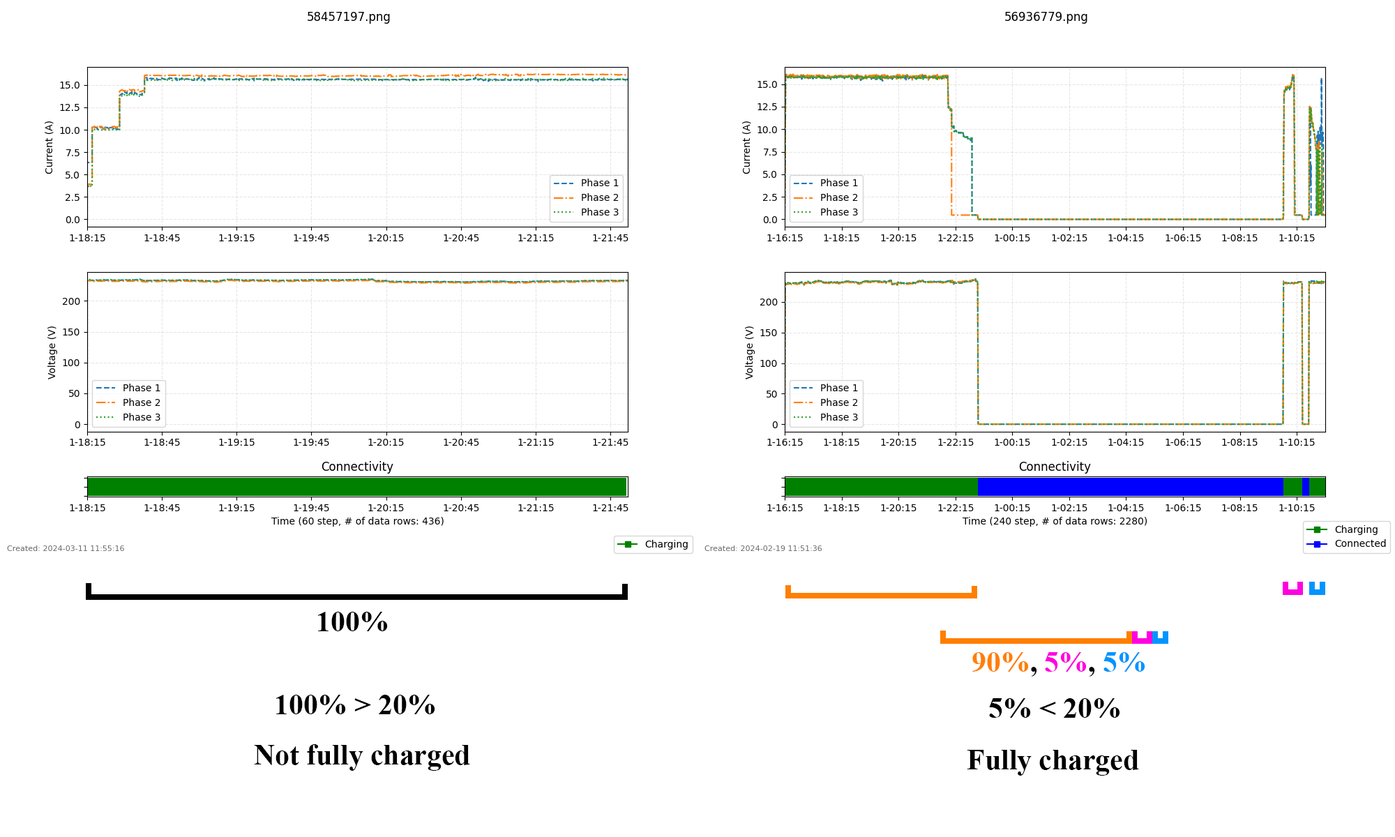
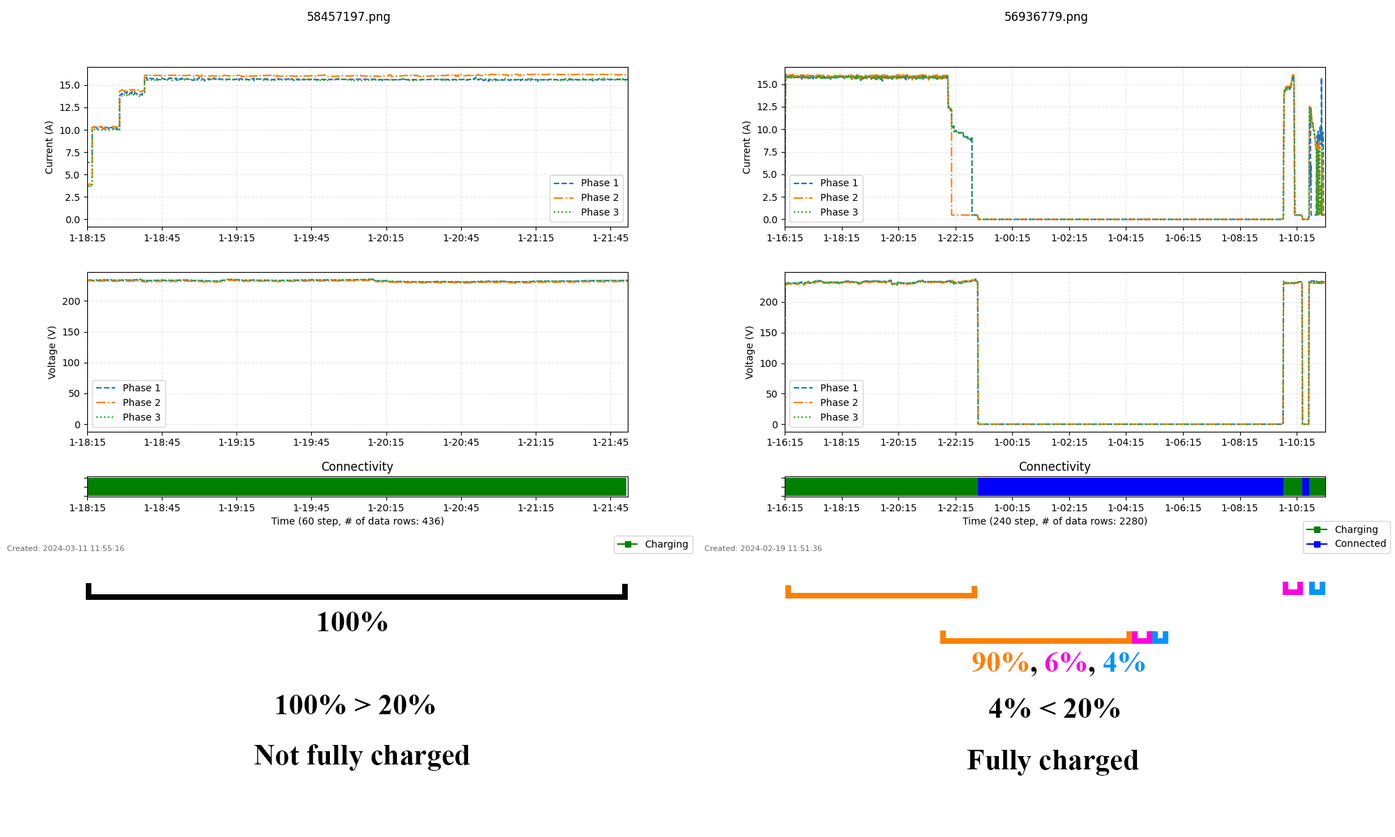
Before/after of a (1395, 837) layered artwork. What changed in the layer stack:
renamed "5% < 20%" to "4% < 20%", painted on it over [989, 698, 1003, 718]
renamed "90%, 5%, 5%" to "90%, 6%, 4%", painted on it over [1044, 652, 1117, 672]
